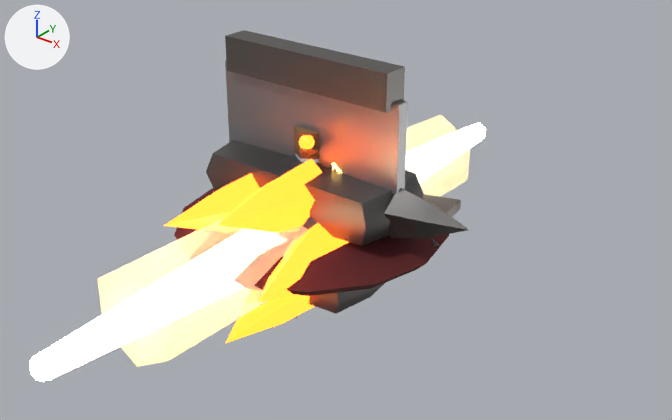
An edit to the glTF model juego/web/public/modelos/sangre/proyectiles.glb, drawn before and after from the same camera.
One viewpoint serves both versions: a camera (50 mm lens) standing at (0.513, -0.605, 0.396) and looking at (0.024, 0.006, 0.017). Lighting does not change. The marker at upper left points along +X, +Y and +Z. The first picture is the older version. Where no turn or scale is listed for an object, it has been applied to the vertices.

Objects in the first picture: 'cuerpo.007', 'cuerpo.008', 'cuerpo.009', 'cuerpo.017', 'cuerpo.022', 'cuerpo.028' and 6 more.
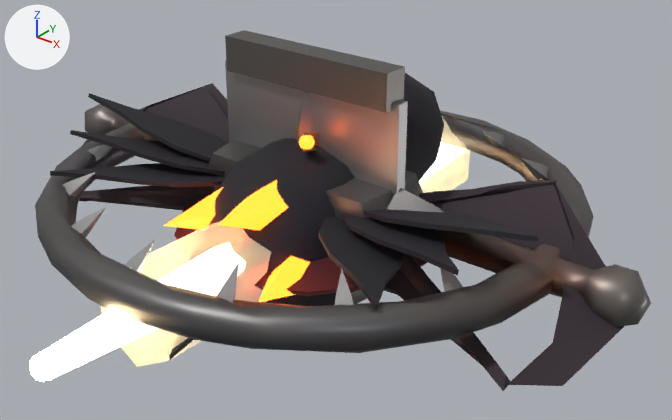
Location of each change, (x1, y1, x2, y2) in pixels of the pictures (672 x 420 px):
'cuerpo.032', added: after (35, 104, 651, 353)
'cuerpo.033', added: after (50, 73, 538, 359)
'cuerpo.034', added: after (79, 83, 624, 391)
'cuerpo.031', added: after (297, 48, 316, 146)
'cuerpo.028', unchanged, covered by the edit: before (206, 140, 469, 314); after (209, 140, 443, 304)
'cuerpo.007', unchanged, covered by the edit: before (164, 159, 349, 343); after (164, 180, 310, 302)
'cuerpo.017', unchanged, covered by the edit: before (174, 188, 449, 296); after (174, 194, 427, 296)

What changed in the scene script:
```text
Add mat_sg_brillo_rojo:
    mat_sg_brillo_rojo = bpy.data.materials.new('sg_brillo_rojo')
    # nodes: BsdfPrincipled, Mix, OutputMaterial, VertexColor
    # colours: red #ff2a1a, mixed with the vertex colours
Add me_p_murcielago_cuerpo:
    me_p_murcielago_cuerpo.from_pydata(...)  # 339 vertices, 634 faces; spans x -0.317..0.317, y -0.116..0.116, z -0.09..0.09
    # faces by material slot: [538, 96]
    me_p_murcielago_cuerpo.materials.append(mat_sg_base)
    me_p_murcielago_cuerpo.materials.append(mat_sg_brillo_rojo)
Add me_p_cuervo_cuerpo:
    me_p_cuervo_cuerpo.from_pydata(...)  # 376 vertices, 700 faces; spans x -0.255..0.255, y -0.225..0.225, z -0.101..0.101
    # faces by material slot: [604, 96]
    me_p_cuervo_cuerpo.materials.append(mat_sg_base)
    me_p_cuervo_cuerpo.materials.append(mat_sg_brillo_ambar)
Add me_p_cepo_cuerpo:
    me_p_cepo_cuerpo.from_pydata(...)  # 376 vertices, 700 faces; spans x -0.324..0.324, y -0.245..0.245, z -0.027..0.027
    me_p_cepo_cuerpo.materials.append(mat_sg_metal)
Add me_p_abrojo_cuerpo:
    me_p_abrojo_cuerpo.from_pydata(...)  # 110 vertices, 200 faces; spans x -0.085..0.085, y -0.098..0.098, z -0.08..0.08
    me_p_abrojo_cuerpo.materials.append(mat_sg_metal)
Add ob_cuerpo_034:
    ob_cuerpo_034 = bpy.data.objects.new('cuerpo.034', me_p_murcielago_cuerpo)
    ob_cuerpo_034.location = (-0.0003, 0.0199, 0.0363)
Add ob_cuerpo_033:
    ob_cuerpo_033 = bpy.data.objects.new('cuerpo.033', me_p_cuervo_cuerpo)
    ob_cuerpo_033.location = (0.0, 0.0041, 0.016)
Add ob_cuerpo_032:
    ob_cuerpo_032 = bpy.data.objects.new('cuerpo.032', me_p_cepo_cuerpo)
    ob_cuerpo_032.location = (-0.0013, 0.0, 0.0314)
Add ob_cuerpo_031:
    ob_cuerpo_031 = bpy.data.objects.new('cuerpo.031', me_p_abrojo_cuerpo)
    ob_cuerpo_031.location = (0.0283, 0.0, 0.09)
```
